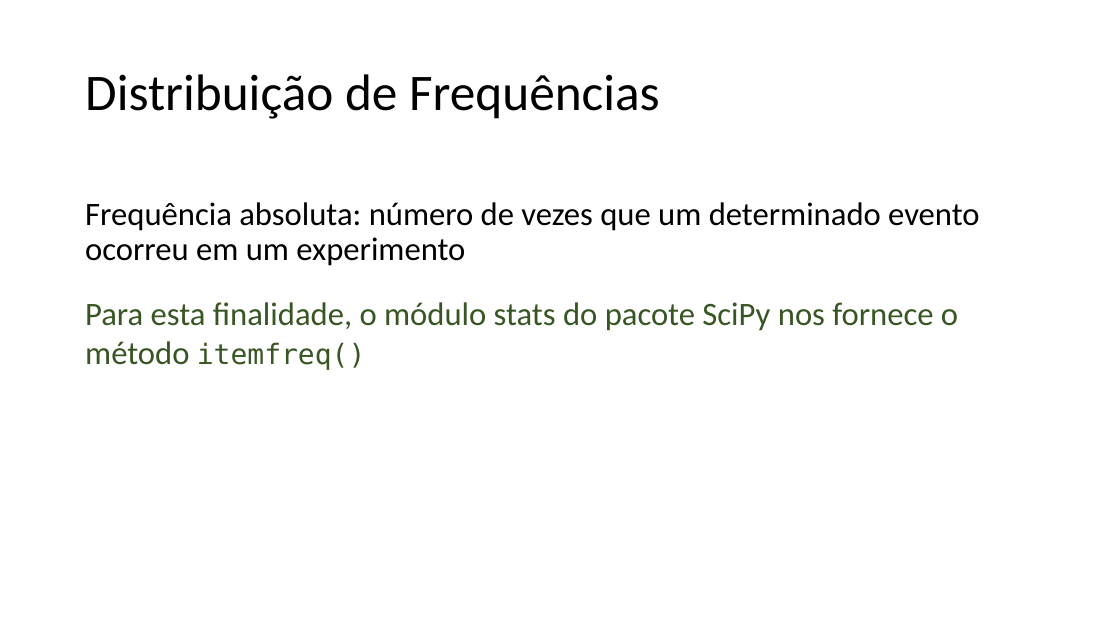
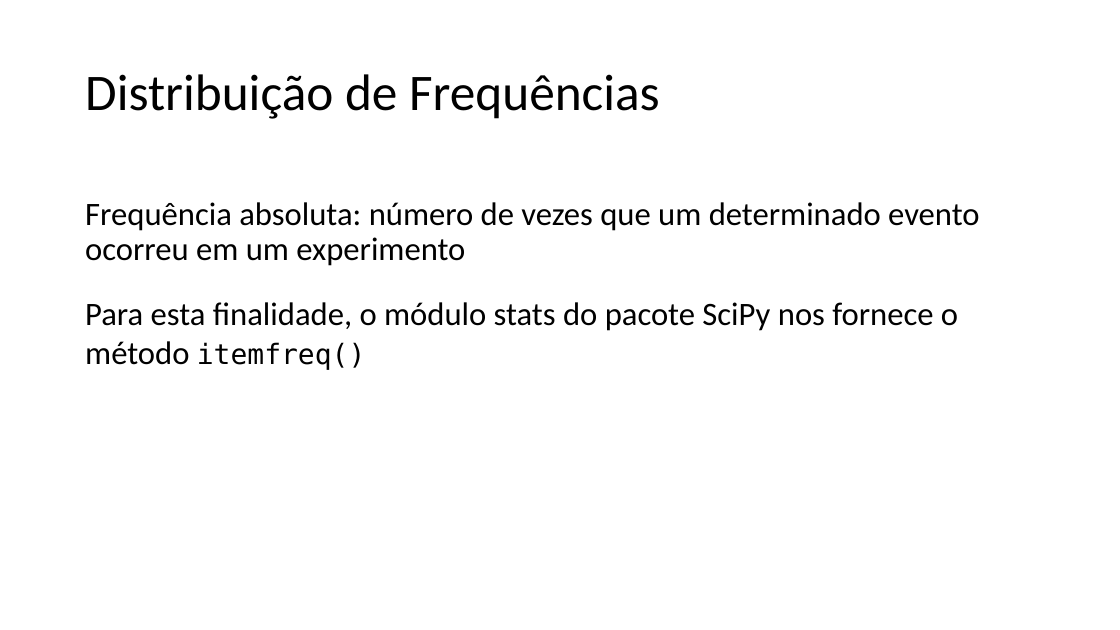
Before and after one commit to lidimayra/basic-stats, a slide deck: slide 23 of presentation.pptx (slide 22 before the commit). Drawn at 1120x630 pixels with LibreOffice and Linux fonts; fonts in the diff are those of the drawing. Boxes give left, top, right and bottom in pixels: in the first picture for what was removed or moved away, otherwise in the second. Text is boxed around its words. In the diff, an @@ line names an element or a change of style, - is before the commit and + after.

```diff
--- a/presentation.pptx
+++ b/presentation.pptx
@@ text at (85, 302, 958, 370): text colour #385623 to #000000 in "Para esta finalidade, o módulo stats do ..." @@
```
Also in this commit, not shown: 5 other slides changed, 1 slide added.
